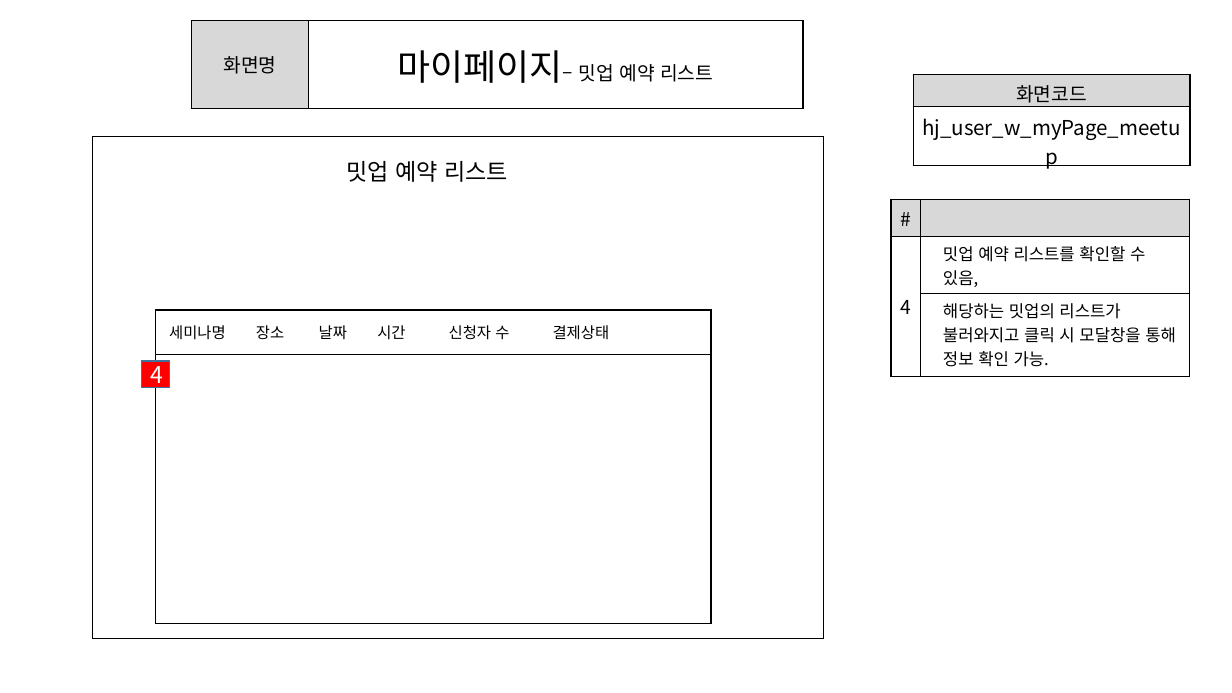
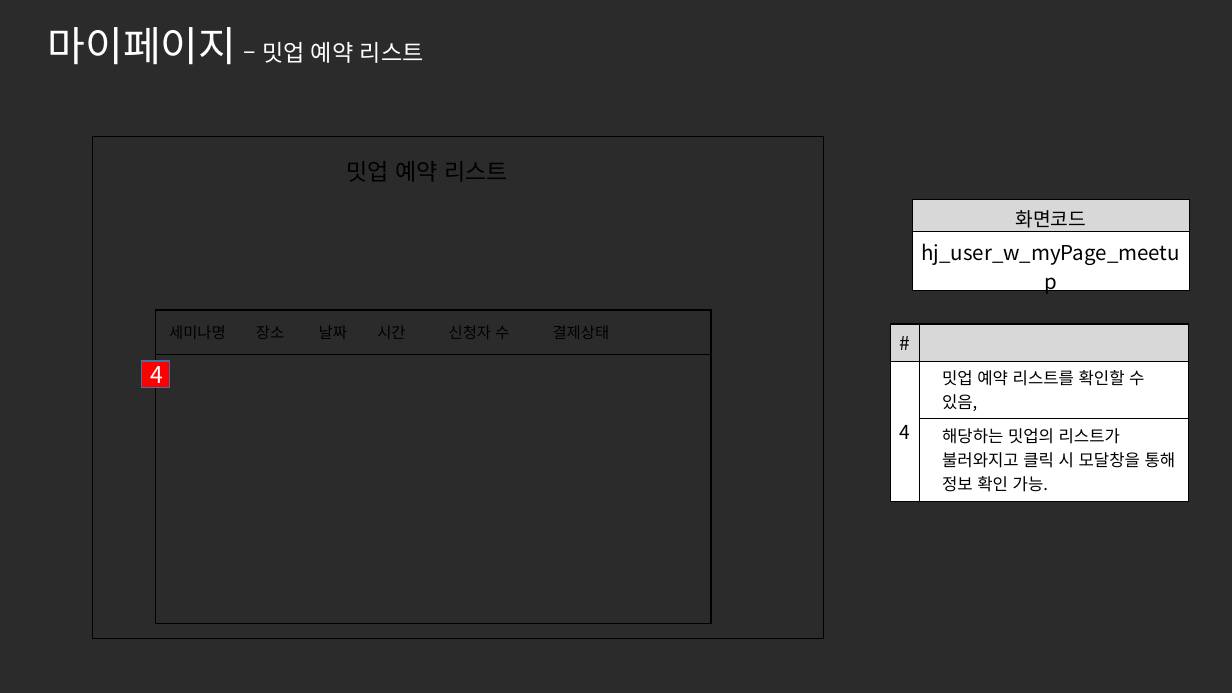
Before and after one commit to ezenteam2/e-Zone, a slide deck: slide 8 of 0 발표용 파워포인트/0403 1차발표/0403 project05 - 파워포인트 - 형준.pptx. Drawn at 1232x693 pixels with LibreOffice and Linux fonts; fonts in the diff are those of the drawing; background and template pictures are left out; a plain dark background stands for a picture behind light text. Boxes give left, top, right and bottom in pixels: in the first picture for what was removed or moved away, otherwise in the second. Text is boxed around its words. In the diff, an @@ line names an element or a change of style, - is before the commit and + after.

```diff
--- a/0 발표용 파워포인트/0403 1차발표/0403 project05 - 파워포인트 - 형준.pptx
+++ b/0 발표용 파워포인트/0403 1차발표/0403 project05 - 파워포인트 - 형준.pptx
@@ background #FFFFFF to picture (left out) @@
@@ text added at box(48, 27, 424, 65), 18 pt, text #FFFFFF @@
+마이페이지 – 밋업 예약 리스트
@@ table removed at box(192, 20, 803, 107), 1 rows, 2 columns @@
-화면명 | 마이페이지– 밋업 예약 리스트
@@ table: place and size @@
-table at box(913, 75, 1190, 144)
+table at box(912, 200, 1189, 269)
@@ table: place and size @@
-table at box(891, 199, 1189, 371)
+table at box(890, 324, 1189, 496)
```
Also in this commit, not shown: 7 other slides changed.
